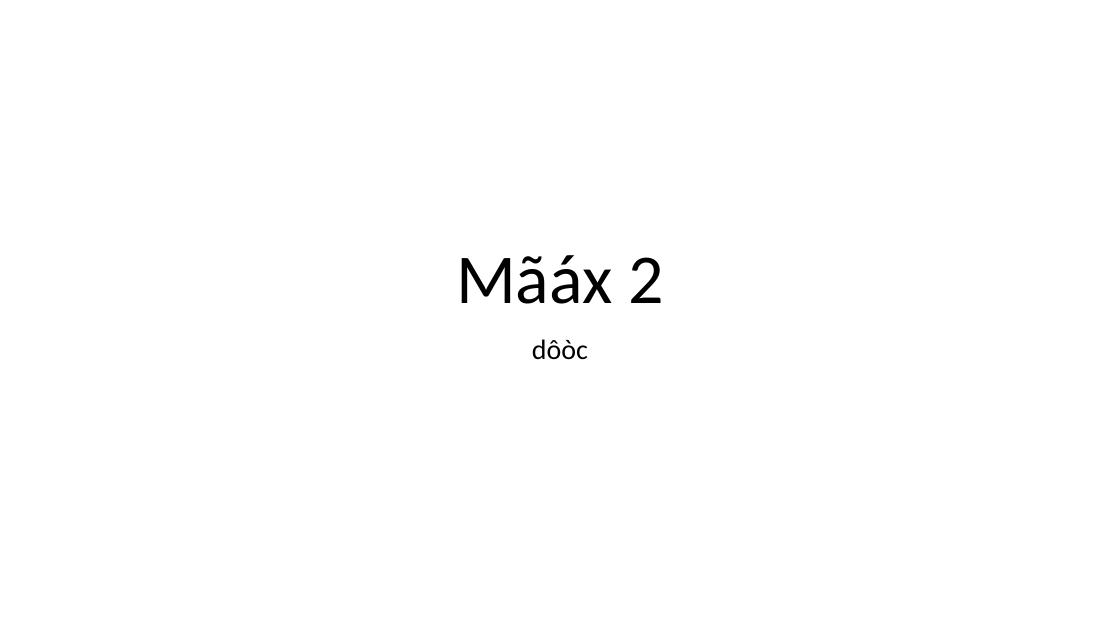
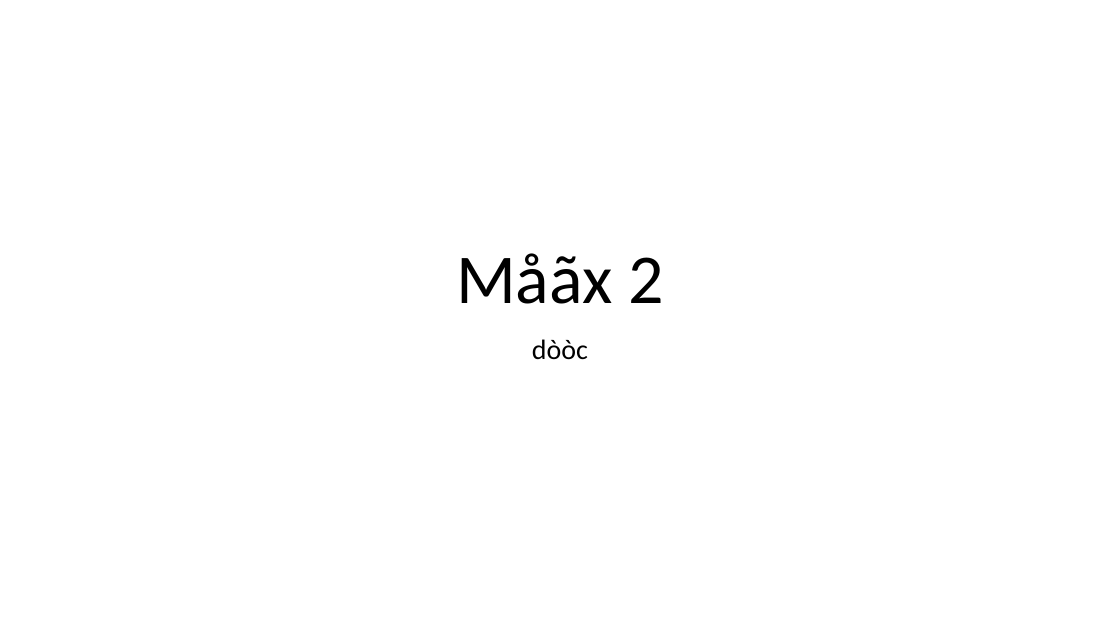
Before and after one commit to achakradhare/TestQA, a slide deck: slide 1 of New Microsoft PowerPoint Presentation_fr.pptx. Drawn at 1120x630 pixels with LibreOffice and Linux fonts; fonts in the diff are those of the drawing. Boxes give left, top, right and bottom in pixels: in the first picture for what was removed or moved away, otherwise in the second. Text is boxed around its words. In the diff, an @@ line names an element or a change of style, - is before the commit and + after.

```diff
--- a/New Microsoft PowerPoint Presentation_fr.pptx
+++ b/New Microsoft PowerPoint Presentation_fr.pptx
@@ title at [456, 253, 663, 304]: text changed @@
-Mãáx 2
+Måãx 2
@@ subtitle at [532, 339, 588, 360]: text changed @@
-dôòc
+dòòc
```
Also in this commit, not shown: 13 other files.
